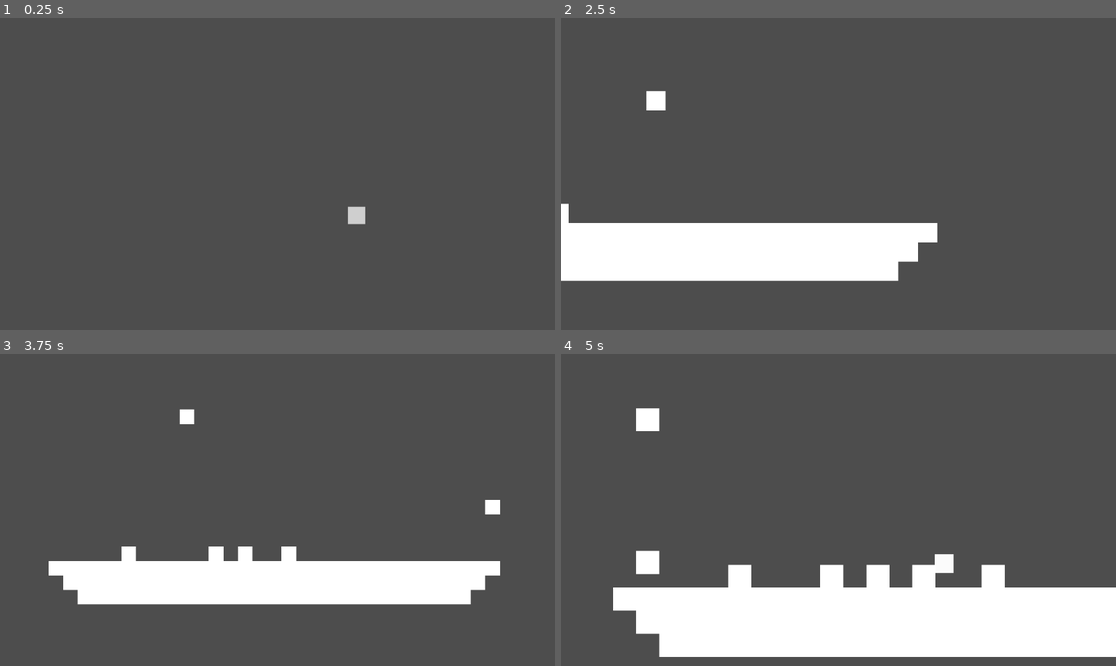
Above: before the commit, frames 1-4 (two rows, left to right).
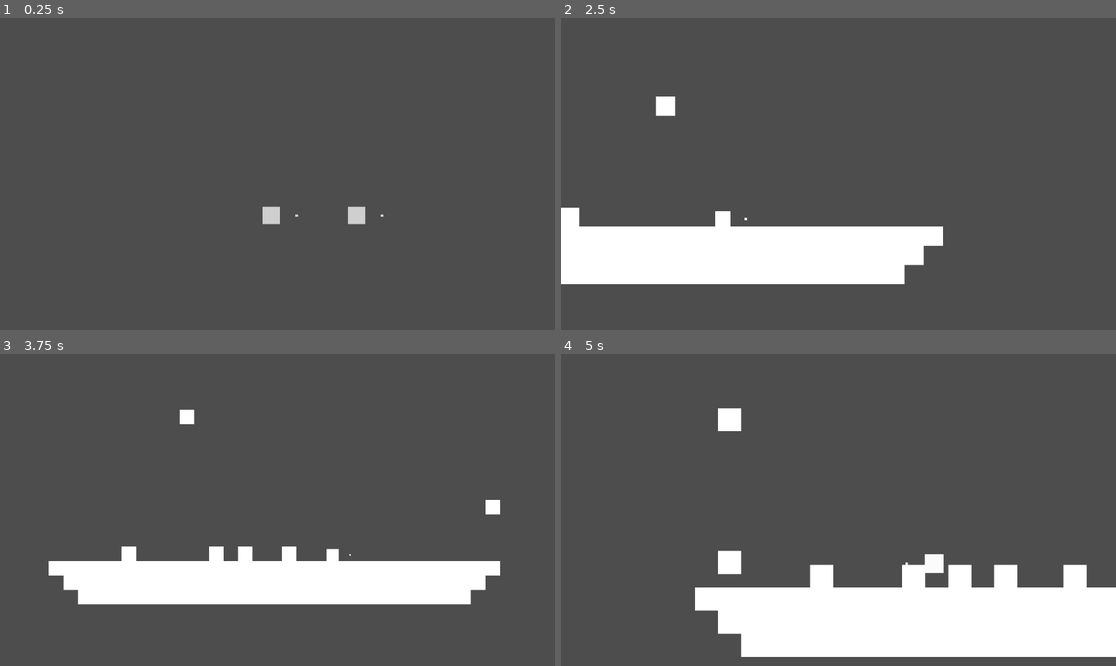
Above: after the commit, the same moments.

Repository: itsMapleLeaf/tfbg
Game: Godot game, scene res://game.tscn
Same seed, same stepped clock (60 frames per second), same inputs: the game is played once before the commit and once after it.
Inputs:
- Up to frame 1 (0.25 s): no input
- Up to frame 2 (2.5 s): hold X (grab) 0.53-1.28 s; hold Right (right) 0.53-2.03 s; tap Z (jump) at 0.77, 0.8, 1.07, 1.35, 1.52, 1.82, 2.3 s; tap X (grab) at 1.55 s; hold Left (left) from 2.03 s (still down); hold X (grab) from 2.03 s (still down)
- Up to frame 3 (3.75 s): release Left (left) at 2.78 s; release X (grab) at 2.78 s; hold Right (right) from 2.78 s (still down); tap X (grab) at 2.85 s; tap Z (jump) at 3.02, 3.32 s; hold Z (jump) from 3.53 s (still down)
- Up to frame 4 (5 s): release Right (right) at 4.28 s; release Z (jump) at 4.28 s; hold Left (left) from 4.28 s (still down); tap X (grab) at 4.35 s; tap Z (jump) at 4.52, 4.82 s

The runs differ from the first frame. In frame 1, 0.2% of the frame differs, in the area x 47-70%, y 60-67%; in frame 2, 2.2%; in frame 3, 0.2%; in frame 4, 6.7%, in the area x 9-95%, y 17-98%.

Commit message:
flying blocks

Diff:
--- a/falling_block.gd
+++ b/falling_block.gd
@@ -4,8 +4,9 @@
 const GRAVITY := 800.0
 const TERMINAL_VELOCITY := 600.0
 
+@export var position_snap_stiffness: float
 @export var shape: CollisionShape2D
-@export var squish_area_shape: CollisionShape2D
+@export var squish_area: Area2D
 
 enum State {
 	FALLING,
@@ -17,8 +18,14 @@
 var life := 10.0
 var speed := 0.0
 
+signal player_squished(player: Player)
+
 func _process(delta: float):
-	squish_area_shape.disabled = state == State.DESPAWNING
+	position.x = lerp(position.x, round_to_nearest(position.x, 50.0), delta * position_snap_stiffness)
+	if state == State.STATIC:
+		position.y = lerp(position.y, round_to_nearest(position.y, 50.0), delta * position_snap_stiffness)
+
+	squish_area.get_node("CollisionShape2D").disabled = state == State.DESPAWNING
 
 	match state:
 		State.FALLING:
@@ -39,6 +46,11 @@
 			modulate.a -= delta
 			if modulate.a <= 0: queue_free()
 
+func _physics_process(delta: float):
+	for body in squish_area.get_overlapping_bodies():
+		if body is Player and body.is_on_floor() and body.is_alive:
+			player_squished.emit(body)
+
 func _move(movement: float):
 	var collision := move_and_collide(Vector2(0, movement), true)
 	if collision:
@@ -49,3 +61,6 @@
 			return
 
 	position += Vector2(0, movement)
+
+func round_to_nearest(num: float, multiple: float) -> float:
+	return round(num / multiple) * multiple
--- a/falling_block.tscn
+++ b/falling_block.tscn
@@ -1,23 +1,24 @@
-[gd_scene load_steps=6 format=3 uid="uid://bs445vicdunr3"]
+[gd_scene load_steps=5 format=3 uid="uid://bs445vicdunr3"]
 
 [ext_resource type="Script" path="res://falling_block.gd" id="1_6bfqv"]
-[ext_resource type="Script" path="res://falling_block_squish_area.gd" id="2_10pm8"]
 
 [sub_resource type="QuadMesh" id="QuadMesh_roxfm"]
 size = Vector2(50, 50)
 
 [sub_resource type="RectangleShape2D" id="RectangleShape2D_7bikm"]
+custom_solver_bias = 0.5
 size = Vector2(49, 49)
 
 [sub_resource type="RectangleShape2D" id="RectangleShape2D_v8no2"]
 size = Vector2(20, 2)
 
-[node name="FallingBlock" type="CharacterBody2D" node_paths=PackedStringArray("shape", "squish_area_shape")]
+[node name="FallingBlock" type="CharacterBody2D" node_paths=PackedStringArray("shape", "squish_area")]
 collision_layer = 4
 collision_mask = 6
 script = ExtResource("1_6bfqv")
+position_snap_stiffness = 10.0
 shape = NodePath("CollisionShape2D")
-squish_area_shape = NodePath("SquishArea/CollisionShape2D")
+squish_area = NodePath("SquishArea")
 
 [node name="MeshInstance2D" type="MeshInstance2D" parent="."]
 mesh = SubResource("QuadMesh_roxfm")
@@ -26,7 +27,6 @@
 shape = SubResource("RectangleShape2D_7bikm")
 
 [node name="SquishArea" type="Area2D" parent="."]
-script = ExtResource("2_10pm8")
 
 [node name="CollisionShape2D" type="CollisionShape2D" parent="SquishArea"]
 position = Vector2(0, 26)
--- a/falling_block_squish_area.gd
+++ /dev/null
@@ -1,6 +0,0 @@
-extends Area2D
-
-func _physics_process(delta: float):
-	for body in get_overlapping_bodies():
-		if body is Player and body.is_on_floor() and body.is_alive:
-			body.squished.emit()
--- /dev/null
+++ b/flying_block.gd
@@ -0,0 +1,43 @@
+extends Area2D
+class_name FlyingBlock
+
+@export var speed: float
+@export var freeze_time: float
+@export var max_hits: int
+@export var max_life: float
+@export var owner_player: Player
+
+var direction := 1
+var current_freeze_time := 0.0
+@onready var life := max_life
+@onready var remaining_hits := max_hits
+
+signal hits_exhausted
+signal player_hit(player: Player)
+
+func _process(delta: float):
+	life -= delta
+	if life < 0:
+		queue_free()
+		return
+
+	if current_freeze_time > 0:
+		current_freeze_time -= delta
+		return
+
+	for body in get_overlapping_bodies():
+		if body is FallingBlock:
+			if remaining_hits > 0:
+				body.queue_free()
+				current_freeze_time = freeze_time
+				remaining_hits -= 1
+			else:
+				hits_exhausted.emit()
+				queue_free()
+			return
+
+		if body is Player and body != owner_player and body.is_alive:
+			player_hit.emit(body)
+			return
+
+	position.x += speed * direction * delta
--- /dev/null
+++ b/flying_block.tscn
@@ -0,0 +1,24 @@
+[gd_scene load_steps=4 format=3 uid="uid://34h28l303jnu"]
+
+[ext_resource type="Script" path="res://flying_block.gd" id="1_2u7w8"]
+
+[sub_resource type="QuadMesh" id="QuadMesh_4msmw"]
+size = Vector2(50, 50)
+
+[sub_resource type="RectangleShape2D" id="RectangleShape2D_47ksm"]
+size = Vector2(49, 49)
+
+[node name="FlyingBlock" type="Area2D"]
+collision_layer = 0
+collision_mask = 7
+script = ExtResource("1_2u7w8")
+speed = 800.0
+freeze_time = 0.2
+max_hits = 2
+max_life = 2.0
+
+[node name="Mesh" type="MeshInstance2D" parent="."]
+mesh = SubResource("QuadMesh_4msmw")
+
+[node name="Shape" type="CollisionShape2D" parent="."]
+shape = SubResource("RectangleShape2D_47ksm")
--- a/game.gd
+++ b/game.gd
@@ -1,9 +1,11 @@
 extends Node2D
+class_name Game
 
 const BLOCK_SPAWN_HEIGHT_BLOCKS := 20
 const CAMERA_OFFSET := Vector2(0, -80)
 
-@export var player: Player
+@export var players: Array[Player] = []
+@export var main_player: Player
 @export var player_spawns: Node2D
 @export var player_fallout: Node2D
 
@@ -16,31 +18,42 @@
 @export var falling_block_spawn_right: Node2D
 
 func _ready():
-	_respawn_player()
+	main_player = _create_player()
+	main_player.uses_input = true
 
-	_update_camera()
+	_create_player()
+
+	_update_camera(main_player)
 	camera.reset_smoothing()
 
 	_spawn_falling_blocks()
 
-	player.squished.connect(_kill_player)
+func _process(delta: float):
+	for player in players:
+		if player.global_position.y >= player_fallout.global_position.y && player.is_alive:
+			_kill_player(player)
 
-func _process(delta: float):
-	_update_camera()
-	if player.global_position.y >= player_fallout.global_position.y && player.is_alive:
-		_kill_player()
+	_update_camera(main_player)
 
-func _respawn_player():
+func _create_player() -> Player:
+	var player := preload("res://player.tscn").instantiate() as Player
+	player.block_released.connect(_create_flying_block)
+	players.append(player)
+	add_child(player)
+	_respawn_player(player)
+	return player
+
+func _respawn_player(player: Player):
 	var spawn_count := player_spawns.get_child_count()
 	var spawn := player_spawns.get_child(randi() % spawn_count) as Node2D
 	player.respawn(spawn.global_position)
 
-func _kill_player():
+func _kill_player(player: Player):
 	player.kill()
 	await get_tree().create_timer(2).timeout
-	_respawn_player()
+	_respawn_player(player)
 
-func _update_camera():
+func _update_camera(player: Player):
 	camera.look_enabled = player.is_alive
 	if player.is_alive:
 		camera.target_position = player.global_position + CAMERA_OFFSET
@@ -51,16 +64,22 @@
 
 func _spawn_falling_blocks():
 	while true:
-		var block := preload("res://falling_block.tscn").instantiate() as FallingBlock
-		block.global_position = Vector2(
-			round_to_nearest(
-				randf_range(falling_block_spawn_left.global_position.x, falling_block_spawn_right.global_position.x),
-				50.0,
-			),
-			randf_range(falling_block_spawn_left.global_position.y, falling_block_spawn_right.global_position.y),
-		)
-		add_child(block)
+		var x = randf_range(falling_block_spawn_left.global_position.x, falling_block_spawn_right.global_position.x)
+		var y = randf_range(falling_block_spawn_left.global_position.y, falling_block_spawn_right.global_position.y)
+		_create_falling_block(Vector2(x,y))
 		await get_tree().create_timer(0.5).timeout
 
-func round_to_nearest(num: float, multiple: float) -> float:
-	return round(num / multiple) * multiple
+func _create_falling_block(position: Vector2):
+	var block := preload("res://falling_block.tscn").instantiate() as FallingBlock
+	block.global_position = position
+	block.player_squished.connect(_kill_player)
+	add_child(block)
+
+func _create_flying_block(position: Vector2, direction: int, owner_player: Player):
+	var block := preload("res://flying_block.tscn").instantiate() as FlyingBlock
+	block.global_position = position
+	block.direction = direction
+	block.owner_player = owner_player
+	block.hits_exhausted.connect(func (): _create_falling_block(block.global_position))
+	block.player_hit.connect(_kill_player)
+	add_child(block)
--- a/game.tscn
+++ b/game.tscn
@@ -6,9 +6,8 @@
 [ext_resource type="Script" path="res://game_map.gd" id="4_hpcjy"]
 [ext_resource type="PackedScene" uid="uid://bc5i5ftupwbx4" path="res://game_camera.tscn" id="4_ohoh2"]
 
-[node name="Game" type="Node2D" node_paths=PackedStringArray("player", "player_spawns", "player_fallout", "camera", "camera_wide_view_position_node", "map", "falling_block_spawn_left", "falling_block_spawn_right")]
+[node name="Game" type="Node2D" node_paths=PackedStringArray("player_spawns", "player_fallout", "camera", "camera_wide_view_position_node", "map", "falling_block_spawn_left", "falling_block_spawn_right")]
 script = ExtResource("1_sqbwy")
-player = NodePath("Player")
 player_spawns = NodePath("PlayerSpawns")
 player_fallout = NodePath("Fallout")
 camera = NodePath("Camera")
--- a/player.gd
+++ b/player.gd
@@ -1,23 +1,36 @@
 class_name Player
 extends CharacterBody2D
 
+# TODO: make these export vars
 const PLAYER_SPEED := 500
 const GRAVITY := 2000
 const JUMP_SPEED := 800
 const TERMINAL_VELOCITY := 2000
+const GRAB_STIFFNESS := 12
+
+enum Facing { LEFT = -1, RIGHT = 1 }
+
+@export var grab_dot: Area2D
+@export var grabbed_block: Node2D
 
 var movement := 0.0
 var jumps := 2
 var is_alive := false
+var facing := Facing.RIGHT
+var grabbing := false
+var uses_input := false
 
-signal squished
+@onready var grabbed_block_origin := grabbed_block.position
+
+signal block_released(position: Vector2, direction: int, owner_player: Player)
 
 func _process(delta: float) -> void:
 	if is_alive:
 		modulate.a = lerp(modulate.a, 1.0, delta * 5)
 
-		var target_movement := Input.get_action_strength("right") - Input.get_action_strength("left")
-		movement = lerp(movement, target_movement, clamp(delta * 10, 0, 1))
+		if uses_input:
+			var target_movement := Input.get_action_strength("right") - Input.get_action_strength("left")
+			movement = lerp(movement, target_movement, clamp(delta * 10, 0, 1))
 
 		velocity.x = movement * PLAYER_SPEED
 		velocity.y += min(GRAVITY * delta, TERMINAL_VELOCITY)
@@ -27,8 +40,41 @@
 	else:
 		modulate.a = 0
 
+	grabbed_block.visible = grabbing
+	grab_dot.visible = !grabbing
+	grabbed_block.position = lerp(grabbed_block.position, grabbed_block_origin, delta * GRAB_STIFFNESS)
+
+	# https://godotengine.org/qa/92282/why-my-character-scale-keep-changing?show=146969#a146969
+	match facing:
+		Facing.RIGHT:
+			scale.y = 1
+			rotation_degrees = 0
+		Facing.LEFT:
+			scale.y = -1
+			rotation_degrees = 180
+
 func _input(event: InputEvent):
-	if event.is_action_pressed("jump") && jumps > 0:
+	if not uses_input: return
+
+	if event.is_action_pressed("left"):
+		facing = Facing.LEFT
+
+	elif event.is_action_pressed("right"):
+		facing = Facing.RIGHT
+
+	elif event.is_action_pressed("grab"):
+		for body in grab_dot.get_overlapping_bodies():
+			if body is FallingBlock:
+				grabbing = true
+				grabbed_block.global_position = body.global_position
+				body.queue_free()
+				break
+
+	elif event.is_action_released("grab") && grabbing:
+		grabbing = false
+		block_released.emit(grab_dot.global_position, facing, self)
+
+	elif event.is_action_pressed("jump") && jumps > 0:
 		velocity.y = -JUMP_SPEED
 		jumps -= 1
 
@@ -41,3 +87,5 @@
 
 func kill():
 	is_alive = false
+	grabbing = false
+	jumps = 0
--- a/player.tscn
+++ b/player.tscn
@@ -1,18 +1,45 @@
-[gd_scene load_steps=3 format=3 uid="uid://cx5hqpe2xmk1k"]
+[gd_scene load_steps=6 format=3 uid="uid://cx5hqpe2xmk1k"]
 
 [ext_resource type="Script" path="res://player.gd" id="1_nwt4s"]
 
 [sub_resource type="QuadMesh" id="QuadMesh_y3n50"]
 size = Vector2(41, 41)
 
-[node name="Player" type="CharacterBody2D"]
+[sub_resource type="QuadMesh" id="QuadMesh_wygou"]
+size = Vector2(6, 6)
+
+[sub_resource type="RectangleShape2D" id="RectangleShape2D_ldhkw"]
+size = Vector2(16, 16)
+
+[sub_resource type="QuadMesh" id="QuadMesh_iqsty"]
+size = Vector2(50, 50)
+
+[node name="Player" type="CharacterBody2D" node_paths=PackedStringArray("grab_dot", "grabbed_block")]
 collision_mask = 6
 slide_on_ceiling = false
 script = ExtResource("1_nwt4s")
+grab_dot = NodePath("GrabDot")
+grabbed_block = NodePath("GrabbedBlock")
 
-[node name="MeshInstance2D" type="MeshInstance2D" parent="."]
+[node name="Mesh" type="MeshInstance2D" parent="."]
 scale = Vector2(1, 1)
 mesh = SubResource("QuadMesh_y3n50")
 
-[node name="CollisionPolygon2D" type="CollisionPolygon2D" parent="."]
+[node name="Hitbox" type="CollisionPolygon2D" parent="."]
 polygon = PackedVector2Array(10, 20, 20, 10, 20, -10, 10, -20, -10, -20, -20, -10, -20, 10, -10, 20)
+
+[node name="GrabDot" type="Area2D" parent="."]
+position = Vector2(60, 0)
+collision_layer = 0
+collision_mask = 4
+
+[node name="Mesh" type="MeshInstance2D" parent="GrabDot"]
+mesh = SubResource("QuadMesh_wygou")
+
+[node name="Shape" type="CollisionShape2D" parent="GrabDot"]
+shape = SubResource("RectangleShape2D_ldhkw")
+
+[node name="GrabbedBlock" type="MeshInstance2D" parent="."]
+visible = false
+position = Vector2(60, 0)
+mesh = SubResource("QuadMesh_iqsty")
